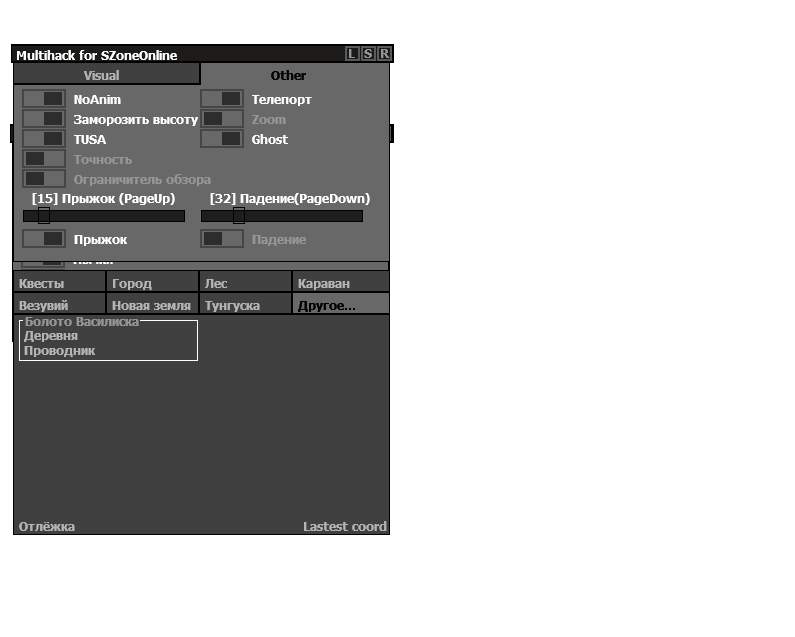
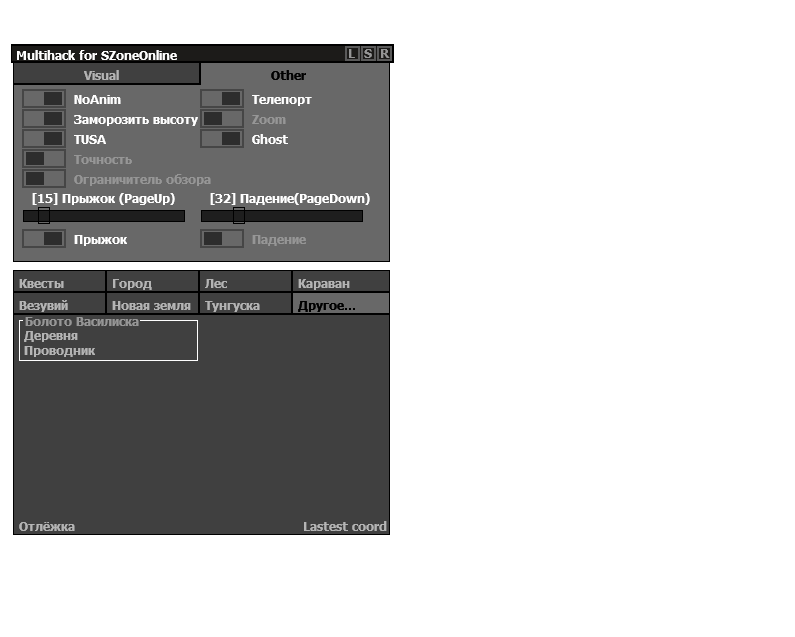
Layer changes from the first 795 × 637 image to the second:
hid "Layer 6" over [10, 124, 394, 342]
